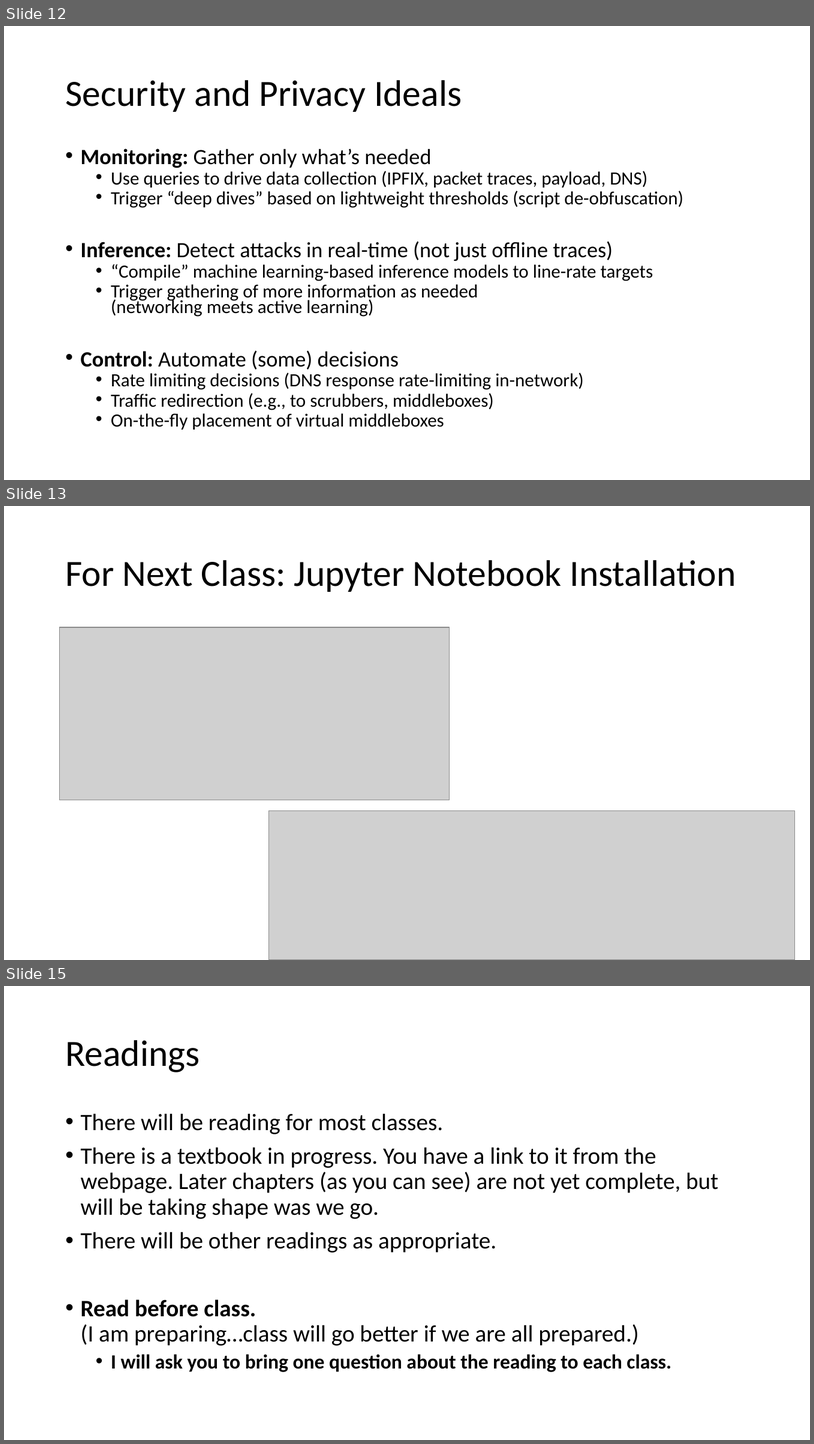
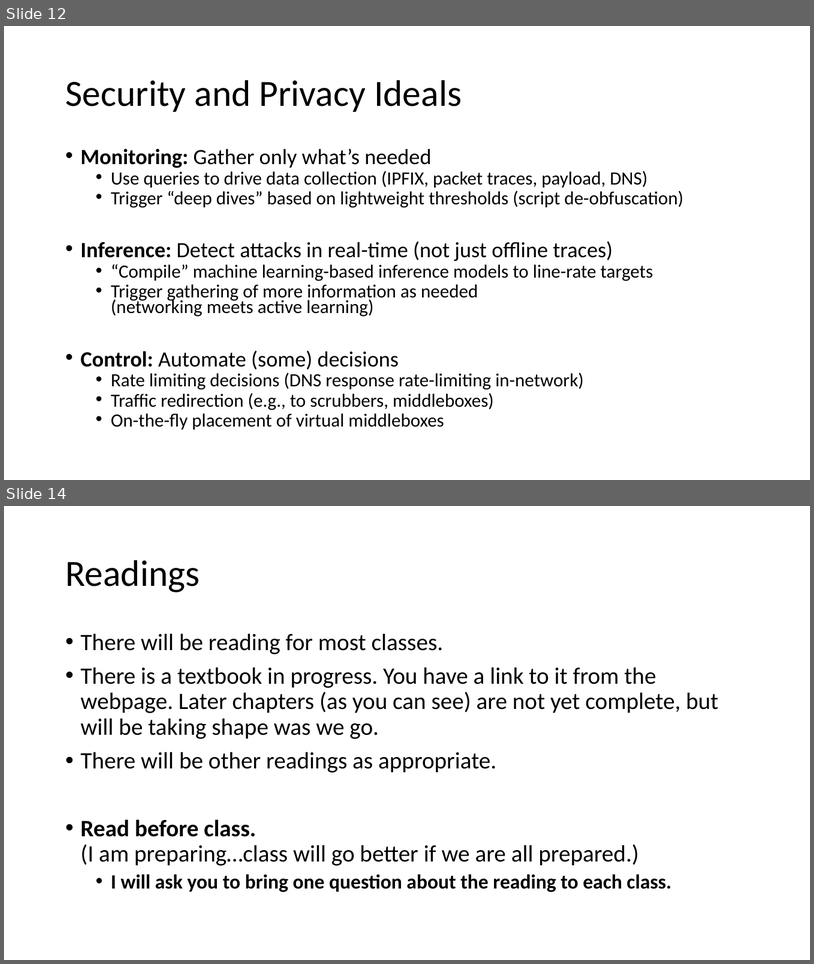
Before and after one commit to noise-lab/ml-systems, a slide deck: docs/slides/01-intro.pptx. Shown one above the other, each under a label of ours: slides 12, 13 and 15 before the commit, slides 12 and 14 after it; the slides between them are not shown. The pictures are 814x1444 and 814x964 pixels, drawn with LibreOffice and Linux fonts; fonts in the diff are those of the drawing; grey boxes stand for pictures. Boxes give left, top, right and bottom in pixels: in the first picture for what was removed or moved away, otherwise in the second. Text is boxed around its words. In the diff, an @@ line names an element or a change of style, - is before the commit and + after.

```diff
--- a/docs/slides/01-intro.pptx
+++ b/docs/slides/01-intro.pptx
@@ slide 13 removed at (4,506,810,960), background #FFFFFF @@
@@ title removed at (65,560,737,592) @@
-For Next Class: Jupyter Notebook Installation
@@ picture removed at (60,627,450,799) @@
@@ picture removed at (269,811,796,960) @@
@@ what was slide 15 is now slide 14 @@
```
Also in this commit, not shown: 4 slides changed.
